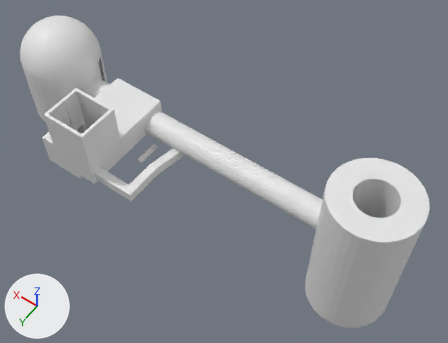
The Blender file missile_silo/Assets/Blender/BUNKER.blend, before and after one commit.
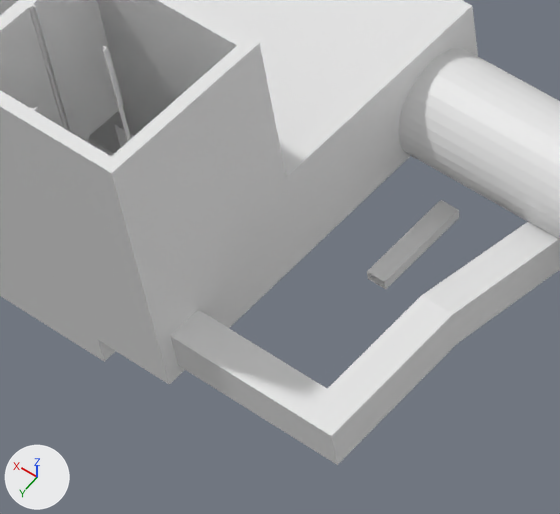
Old and new are each drawn whole from a 50 mm camera at (-3.9, 42.7, 110.8) aimed at (39.0, -17.3, 16.6) and again close up on the part from 13% to 40% of the width and 29% to 62% of the height. The lights are fixed; the arrows at lower left show +X, +Y and +Z.

The first close-up shows 'INTRUDERMAP BELOW', 'Vents1', 'Vents1.001'.
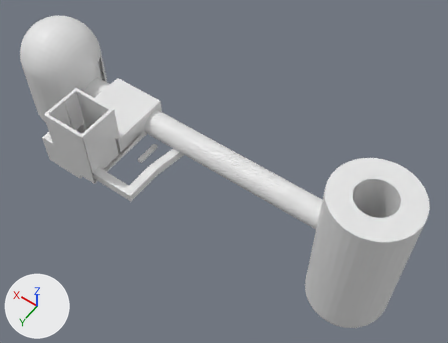
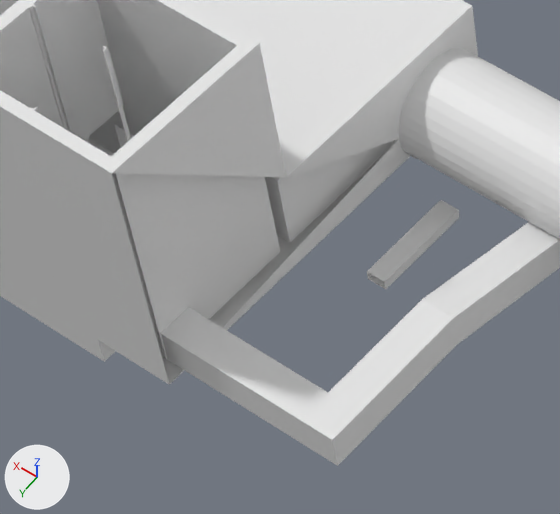
The edits, one by one:
me_intrudermap_below_002 is used by ob_intrudermap_below; location (1.52, 0.02, -0.04); rotation (1.571, 0.0, 0.0), in degrees (90, 0, 0).
me_intrudermap_below_002 had 4912 vertices, 9432 faces, 46 loose edges and spanned x 0.0..86.7, y 0.0..32.7, z 0.0..25.5.
me_intrudermap_below_002 now has 4925 vertices, 9442 faces, 47 loose edges and spans x 0.0..86.7, y 0.0..32.7, z 0.0..25.5.
Part 1, on me_intrudermap_below_002:
1 vertex is removed from x 54.7, y 18.7, z 0.7.
19 faces are deleted.
4 vertices move from x 54.7..55.3, y 18.7..20.6, z 0.7..2.3 to x 54.7..55.3, y 20.3..20.5, z 0.7..2.4.
9 vertices are added at x 55.3..66.3, y 18.6..21.1, z 0.6..2.3.
5 new vertices lie (0.0, 3.3, 0.0) away from vertices in x 63.3, y 17.1, z 0.7..0.8.
1 loose edge is added.
29 new faces join them.
Object 'Vents1' (ob_vents1) moves from (49.38, -3.95, 16.61) to (49.38, -3.95, 16.75).
Object 'Vents1' (ob_vents1) is rescaled from (-41.7, 0.833, 0.975) to (-41.7, 0.833, 0.878).

Changed parts and their boxes [x1, y1, x2, y2] in the close-ups (560 x 514 px):
'Vents1', moved, rescaled
    before: [170, 159, 560, 465]
    after: [161, 139, 560, 466]
part 1 of me_intrudermap_below_002, built on
    before: [112, 139, 398, 385]
    after: [116, 173, 280, 359]
